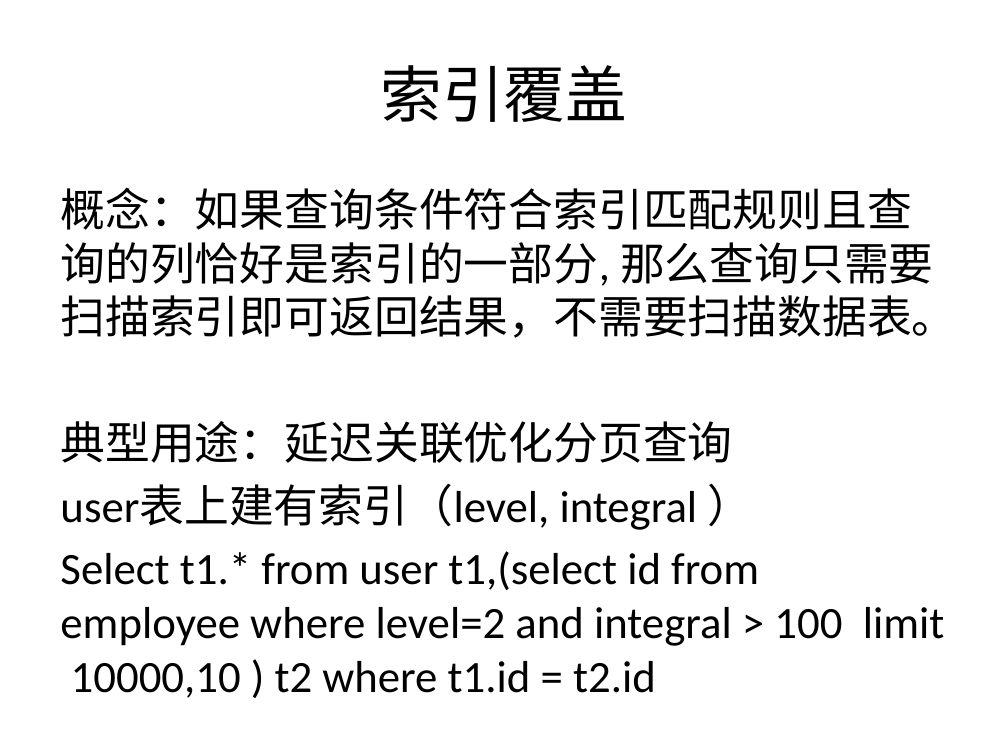
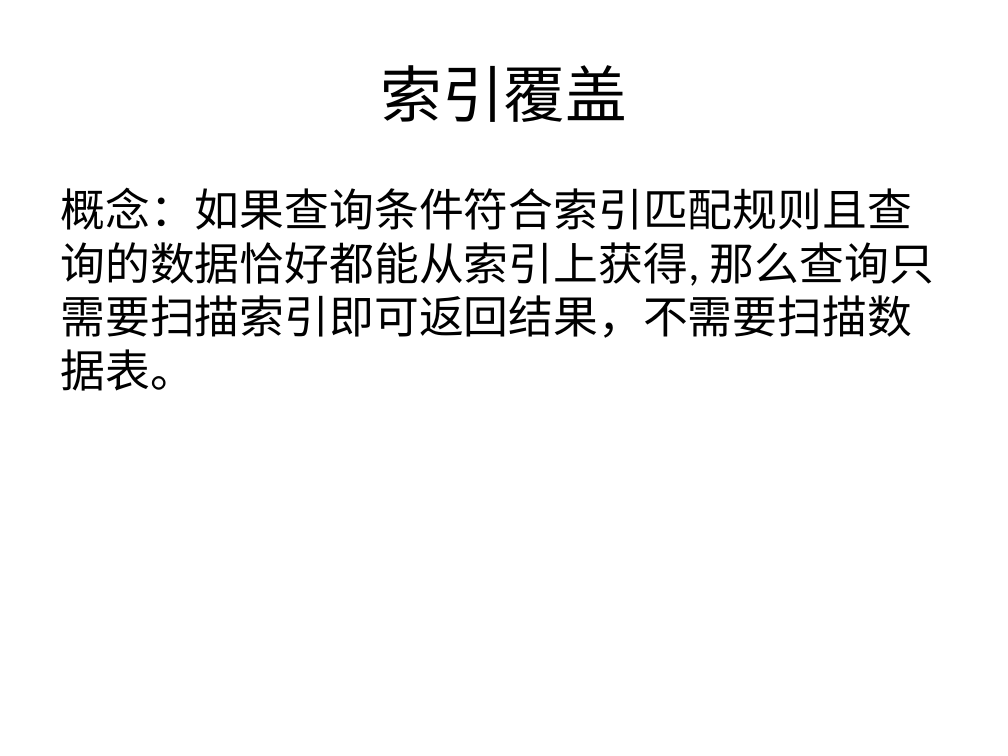
Before and after one commit to liuendy/practice, a slide deck: slide 8 of mysql/mysql分享 -索引.pptx. Drawn at 1008x756 pixels with LibreOffice and Linux fonts; fonts in the diff are those of the drawing. Boxes give left, top, right and bottom in pixels: in the first picture for what was removed or moved away, otherwise in the second. Text is boxed around its words. In the diff, an @@ line names an element or a change of style, - is before the commit and + after.

```diff
--- a/mysql/mysql分享 -索引.pptx
+++ b/mysql/mysql分享 -索引.pptx
@@ text at box(60, 187, 934, 391): text changed @@
-概念：如果查询条件符合索引匹配规则且查询的列恰好是索引的一部分, 那么查询只需要扫描索引即可返回结果，不需要扫描数据表。
-典型用途：延迟关联优化分页查询
-user表上建有索引（level, integral ）
-Select t1.* from user t1,(select id from employee where level=2 and integral > 100 limit 10000,10 ) t2 where t1.id = t2.id
+概念：如果查询条件符合索引匹配规则且查询的数据恰好都能从索引上获得, 那么查询只需要扫描索引即可返回结果，不需要扫描数据表。
```
Also in this commit, not shown: 2 other slides changed, 1 slide added, 1 other file.
